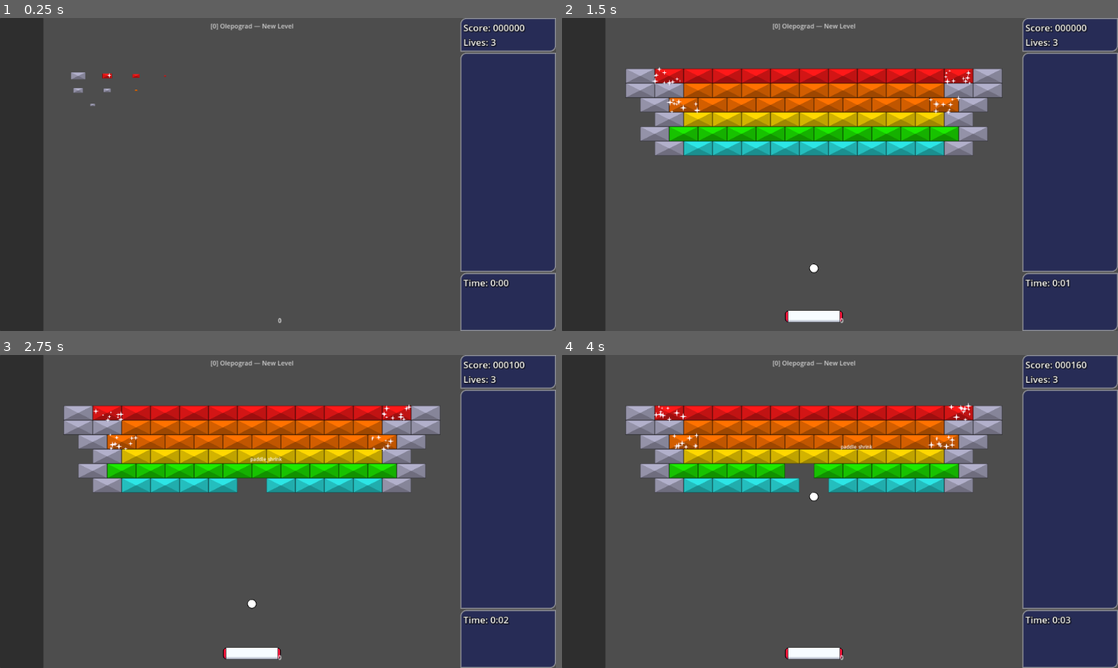
Above: before the commit, frames 1-4 (two rows, left to right).
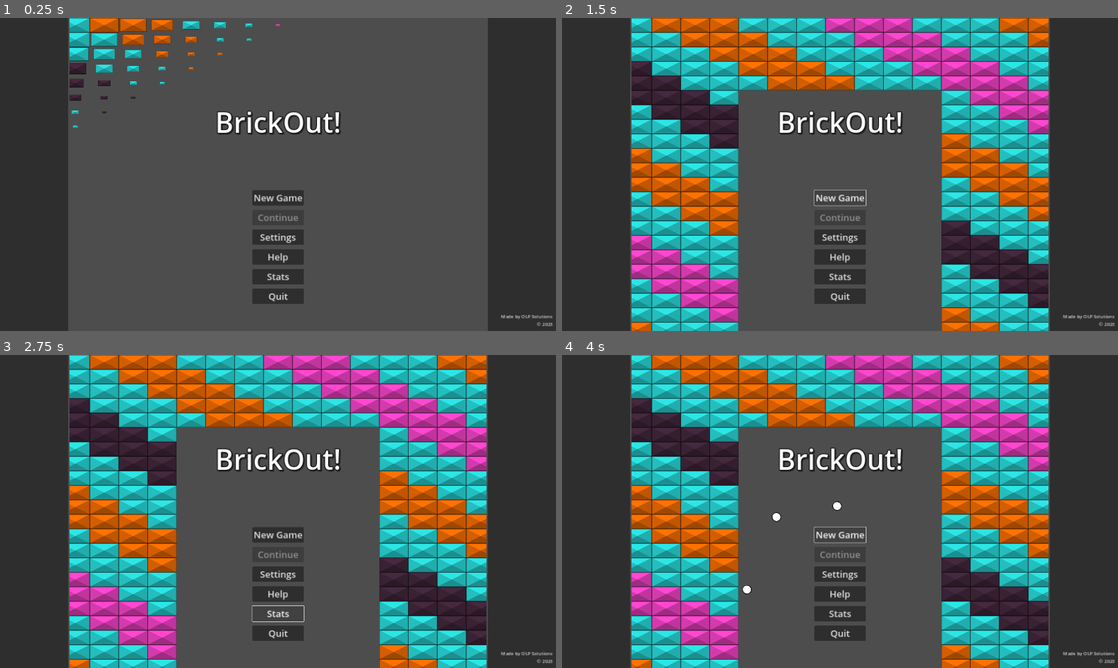
Above: after the commit, the same moments.

Repository: O-39889/brickout
Game: Godot game, scene res://scenes/title_screen.tscn
Two runs of this game, one before a commit and one after it. Both use one fixed random seed, a clock stepped at 60 frames per second and the inputs below. Before the commit the project starts from res://scenes/levels_new/main_level_template.tscn. The engine's default icon, where the game draws it, is replaced by a stand-in: a white triangle on a blue panel in a dark square.
Inputs (mouse positions are in pixels of both pictures, inside the frame that each line leads up to):
- Up to frame 1 (0.25 s): no input
- Up to frame 2 (1.5 s): click (840, 196) at 0.5 s, where only the run after the commit has a clickable "New Game"; click (840, 196) at 1.25 s, where only the run after the commit has a clickable "New Game"
- Up to frame 3 (2.75 s): click (278, 614) at 2 s, where only the run after the commit has a clickable "Stats"
- Up to frame 4 (4 s): click (840, 614) at 2.75 s, where only the run after the commit has a clickable "Stats"; click (840, 533) at 3.5 s, where only the run after the commit has a clickable "New Game"

The runs differ from the first frame. In frame 1, 27% of the frame differs, in the area x 7-100%, y 0-100%; in frame 2, 73%; in frame 3, 73%; in frame 4, 73%.

Commit message:
Add a title screen easter egg в„– 1
(balls changing speed when scrolling the mouse wheel)

Diff:
--- a/project.godot
+++ b/project.godot
@@ -11,7 +11,7 @@
 [application]
 
 config/name="BrickOut!"
-run/main_scene="res://scenes/levels_new/main_level_template.tscn"
+run/main_scene="res://scenes/title_screen.tscn"
 config/features=PackedStringArray("4.3", "GL Compatibility")
 config/icon="res://icon.svg"
 boot_splash/minimum_display_time=1000
--- a/scenes/title_screen.tscn
+++ b/scenes/title_screen.tscn
@@ -28,6 +28,7 @@
 
 [node name="SubViewportContainer" type="SubViewportContainer" parent="HBoxContainer/UglyWorkaroundElectricBoogaloo"]
 layout_mode = 2
+mouse_filter = 0
 
 [node name="SubViewport" type="SubViewport" parent="HBoxContainer/UglyWorkaroundElectricBoogaloo/SubViewportContainer"]
 disable_3d = true
@@ -39,6 +40,7 @@
 
 [node name="GUIStuff" type="Control" parent="HBoxContainer/UglyWorkaroundElectricBoogaloo"]
 layout_mode = 2
+mouse_filter = 2
 
 [node name="Label" type="Label" parent="HBoxContainer/UglyWorkaroundElectricBoogaloo/GUIStuff"]
 layout_mode = 1
@@ -62,6 +64,7 @@
 anchor_right = 0.5
 anchor_bottom = 0.55
 grow_horizontal = 2
+mouse_filter = 2
 theme_override_constants/separation = 15
 
 [node name="NewGameBtn" type="Button" parent="HBoxContainer/UglyWorkaroundElectricBoogaloo/GUIStuff/VBoxContainer"]
--- a/scripts/Ball.gd
+++ b/scripts/Ball.gd
@@ -59,7 +59,12 @@
 
 static var target_speed : float:
 	get:
+		if target_speed_override > 0.0:
+			return target_speed_override;
 		return BALL_SPEEDS[target_speed_idx];
+
+static var target_speed_override : float = -1.0;
+
 
 # TODO: make it also check that it doesn't collide with regular bricks before
 # starting the horizontal cooldown (and reset it each time it collides with
@@ -135,6 +140,7 @@
 
 static func reset_target_speed():
 	target_speed_idx = BallSpeed.BALL_SPEED_NORMAL;
+	target_speed_override = -1.0;
 
 
 ## Launch the ball in the specified direction with its target speed.
@@ -249,19 +255,8 @@
 	else:
 		velocity_dir = velocity.normalized();
 	if not is_finish_state:
-		var speed_difference : float = target_speed - velocity.length();
-	# to snap to the needed velocity without oscillating constantly around it
-	# in small increments or something
-		if absf(speed_difference) <= delta * ACCELERATION:
-			velocity = velocity_dir * target_speed;
-	# current speed is smaller than the target speed
-		elif speed_difference > 0:
-		# we will need to accelerate
-			velocity += velocity_dir * ACCELERATION * delta;
-		# current speed is larger than the target speed
-		else:
-			# will need to decelerate
-			velocity -= velocity_dir * ACCELERATION * delta;
+		# hope it can work with only this lol
+		velocity = velocity.move_toward(velocity_dir * target_speed, ACCELERATION * delta);
 	elif is_finish_state:
 		if velocity.length() <= CONSTANT_DECELERATION * delta:
 			velocity = Vector2(0, 0);
--- a/scripts/title_screen.gd
+++ b/scripts/title_screen.gd
@@ -33,3 +33,8 @@
 
 func _on_quit_btn_pressed() -> void:
 	get_tree().quit();
+
+
+func _input(event: InputEvent) -> void:
+	if event is InputEventMouseButton:
+		pass # IT WORKS HERE THOUGH!!!
--- a/scripts/title_screen_level.gd
+++ b/scripts/title_screen_level.gd
@@ -32,6 +32,8 @@
 			b.queue_free();
 		brick_layout.queue_free();
 		brick_layout = null;
+	Ball.reset_target_speed();
+	Ball.target_speed_override = Ball.BALL_SPEEDS[Ball.BallSpeed.BALL_SPEED_NORMAL];
 	var to_choose : PackedStringArray = DirAccess.get_files_at(layout_directory);
 	if not last_layout_name.is_empty() and to_choose.size() > 1:
 		to_choose.remove_at(to_choose.find(last_layout_name));
@@ -77,3 +79,18 @@
 		for b : Brick in get_tree().get_nodes_in_group(&"destructible_bricks"):
 			if randf() < 0.950001997:
 				b.destroy(get_tree().get_first_node_in_group(&'balls'));
+	elif event is InputEventMouseButton:
+		if event.button_index == MOUSE_BUTTON_WHEEL_UP and event.pressed:
+			Ball.target_speed_override = clampi(
+				Ball.target_speed_override + 10,
+				Ball.BALL_SPEEDS[Ball.BallSpeed.BALL_SPEED_SLOW] - 50,
+				Ball.BALL_SPEEDS[Ball.BallSpeed.BALL_SPEED_FAST] + 100,
+			);
+			get_window().title = str(Ball.target_speed);
+		elif event.button_index == MOUSE_BUTTON_WHEEL_DOWN and event.pressed:
+			Ball.target_speed_override = clampi(
+				Ball.target_speed_override - 10,
+				Ball.BALL_SPEEDS[Ball.BallSpeed.BALL_SPEED_SLOW] - 50,
+				Ball.BALL_SPEEDS[Ball.BallSpeed.BALL_SPEED_FAST] + 100,
+			);
+			get_window().title = str(Ball.target_speed);
